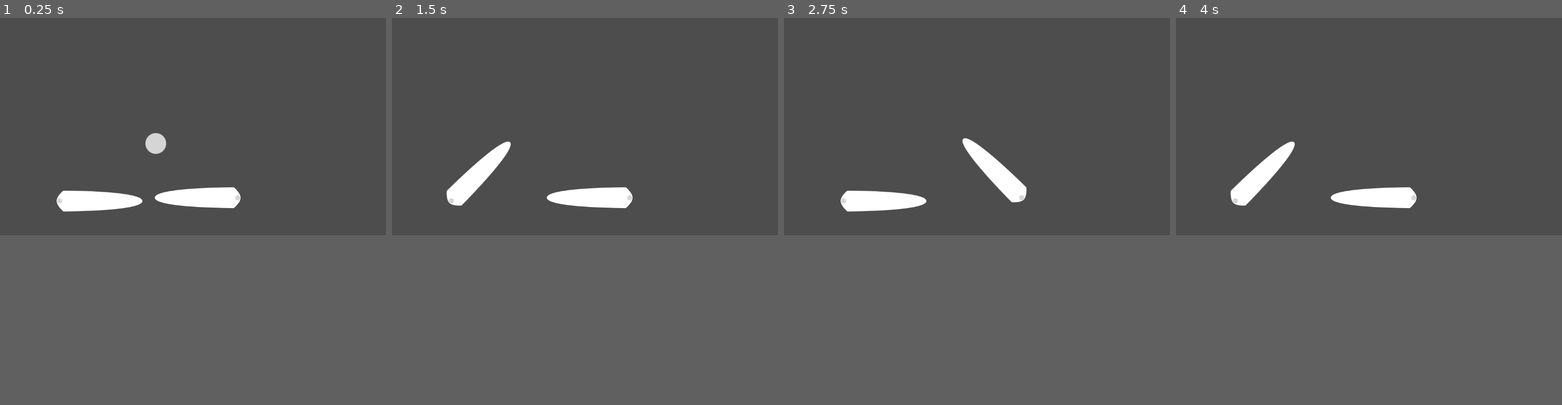
Above: before the commit, frames 1-4 (left to right).
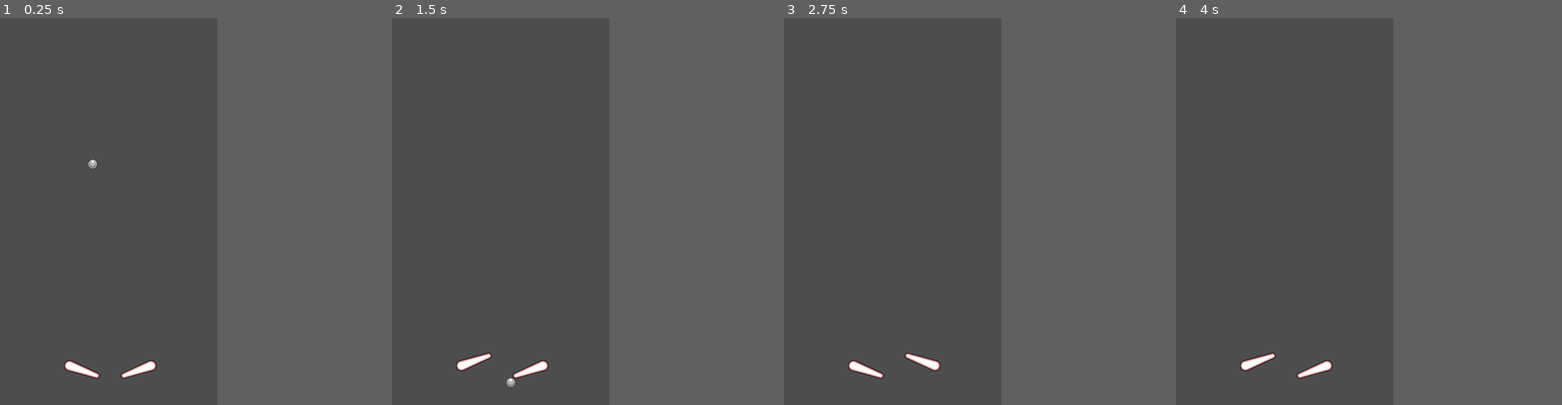
Above: after the commit, the same moments.

Repository: fivemoreminix/pinball
Game: Godot game, scene res://table.tscn
The game is run twice, just before and just after one commit, with the same random seed, the same clock (stepped at 60 frames per second) and the same inputs.
Inputs:
- Up to frame 1 (0.25 s): no input
- Up to frame 2 (1.5 s): hold Right (ui_right) 0.53-1.28 s; hold Left (ui_left) from 1.28 s (still down)
- Up to frame 3 (2.75 s): tap Enter at 2 s; release Left (ui_left) at 2.03 s; hold Right (ui_right) from 2.03 s (still down)
- Up to frame 4 (4 s): tap Space at 2.75 s; tap Enter at 3.5 s; release Right (ui_right) at 3.53 s; hold Left (ui_left) from 3.53 s (still down)
In our replay, the window is 799x449 before the commit and 450x800 after it. These sizes can differ from the game's own. Grey fills any space a smaller window leaves; there, only what the larger window draws over its background counts as a difference.

The runs differ from the first frame. In frame 1, 2.6% of the frame differs, in the area x 14-63%, y 29-94%; in frame 2, 2.4%; in frame 3, 2.3%; in frame 4, 2.3%.

Commit message:
Improved usability of paddles in editor.

Diff:
--- /dev/null
+++ b/ball.gd
@@ -0,0 +1,12 @@
+extends RigidBody2D
+class_name ball
+
+
+# Called when the node enters the scene tree for the first time.
+func _ready():
+	pass # Replace with function body.
+
+
+# Called every frame. 'delta' is the elapsed time since the previous frame.
+func _process(delta):
+	$Sprite2D.global_rotation = 0
--- /dev/null
+++ b/ball.svg
@@ -0,0 +1,81 @@
+<?xml version="1.0" encoding="UTF-8" standalone="no"?>
+<!-- Created with Inkscape (http://www.inkscape.org/) -->
+
+<svg
+   width="64"
+   height="64"
+   viewBox="0 0 16.933333 16.933333"
+   version="1.1"
+   id="svg6341"
+   inkscape:version="1.2.2 (b0a8486541, 2022-12-01)"
+   sodipodi:docname="ball.svg"
+   xmlns:inkscape="http://www.inkscape.org/namespaces/inkscape"
+   xmlns:sodipodi="http://sodipodi.sourceforge.net/DTD/sodipodi-0.dtd"
+   xmlns="http://www.w3.org/2000/svg"
+   xmlns:svg="http://www.w3.org/2000/svg">
+  <sodipodi:namedview
+     id="namedview6343"
+     pagecolor="#505050"
+     bordercolor="#eeeeee"
+     borderopacity="1"
+     inkscape:showpageshadow="0"
+     inkscape:pageopacity="0"
+     inkscape:pagecheckerboard="0"
+     inkscape:deskcolor="#505050"
+     inkscape:document-units="px"
+     showgrid="true"
+     inkscape:zoom="5.4021324"
+     inkscape:cx="-64.511562"
+     inkscape:cy="68.954252"
+     inkscape:window-width="2560"
+     inkscape:window-height="1370"
+     inkscape:window-x="0"
+     inkscape:window-y="240"
+     inkscape:window-maximized="1"
+     inkscape:current-layer="layer1">
+    <inkscape:grid
+       type="xygrid"
+       id="grid6482"
+       empspacing="4"
+       originx="0"
+       originy="0" />
+  </sodipodi:namedview>
+  <defs
+     id="defs6338" />
+  <g
+     inkscape:label="Layer 1"
+     inkscape:groupmode="layer"
+     id="layer1">
+    <circle
+       style="fill:#000000;stroke-width:1.41111;stroke-linejoin:bevel;paint-order:stroke markers fill"
+       id="path6536"
+       cx="8.4666662"
+       cy="8.4666662"
+       r="4.2333331" />
+    <circle
+       style="opacity:1;fill:#b3b3b3;stroke:none;stroke-width:0.14174;stroke-linecap:round;stroke-linejoin:bevel;stroke-dasharray:none;stroke-dashoffset:0;stroke-opacity:1;paint-order:stroke markers fill"
+       id="path12439"
+       cx="8.4666662"
+       cy="8.4666662"
+       r="3.96875" />
+    <circle
+       style="opacity:1;fill:#808080;stroke:none;stroke-width:0.143315;stroke-linecap:round;stroke-linejoin:bevel;stroke-dasharray:none;stroke-dashoffset:0;stroke-opacity:1;paint-order:stroke markers fill"
+       id="path12662"
+       cx="8.4666662"
+       cy="8.4666662"
+       r="3.4395835" />
+    <circle
+       style="opacity:1;fill:#b3b3b3;stroke:none;stroke-width:0.181901;stroke-linecap:round;stroke-linejoin:bevel;stroke-dasharray:none;stroke-dashoffset:0;stroke-opacity:1;paint-order:stroke markers fill"
+       id="path12666"
+       cx="8.4666662"
+       cy="7.4083333"
+       r="2.9104168" />
+    <ellipse
+       style="opacity:1;fill:#ffffff;stroke:none;stroke-width:0.264583;stroke-linecap:round;stroke-linejoin:bevel;stroke-dasharray:none;stroke-dashoffset:0;stroke-opacity:1;paint-order:stroke markers fill"
+       id="path12658"
+       cx="8.4666662"
+       cy="6.3499999"
+       rx="1.058333"
+       ry="1.0583329" />
+  </g>
+</svg>
--- /dev/null
+++ b/ball.tscn
@@ -0,0 +1,16 @@
+[gd_scene load_steps=4 format=3 uid="uid://ecljegdaqfjf"]
+
+[ext_resource type="Script" path="res://ball.gd" id="1_txg7q"]
+[ext_resource type="Texture2D" uid="uid://fcw8dyddow4p" path="res://ball.svg" id="1_x51tb"]
+
+[sub_resource type="CircleShape2D" id="CircleShape2D_da5dp"]
+radius = 16.0312
+
+[node name="Ball" type="RigidBody2D"]
+script = ExtResource("1_txg7q")
+
+[node name="Sprite2D" type="Sprite2D" parent="."]
+texture = ExtResource("1_x51tb")
+
+[node name="CollisionShape2D" type="CollisionShape2D" parent="."]
+shape = SubResource("CircleShape2D_da5dp")
--- /dev/null
+++ b/paddle.svg
@@ -0,0 +1,125 @@
+<?xml version="1.0" encoding="UTF-8" standalone="no"?>
+<!-- Created with Inkscape (http://www.inkscape.org/) -->
+
+<svg
+   width="128"
+   height="64"
+   viewBox="0 0 33.866666 16.933333"
+   version="1.1"
+   id="svg6341"
+   inkscape:version="1.2.2 (b0a8486541, 2022-12-01)"
+   sodipodi:docname="paddle.svg"
+   xmlns:inkscape="http://www.inkscape.org/namespaces/inkscape"
+   xmlns:sodipodi="http://sodipodi.sourceforge.net/DTD/sodipodi-0.dtd"
+   xmlns="http://www.w3.org/2000/svg"
+   xmlns:svg="http://www.w3.org/2000/svg">
+  <sodipodi:namedview
+     id="namedview6343"
+     pagecolor="#505050"
+     bordercolor="#eeeeee"
+     borderopacity="1"
+     inkscape:showpageshadow="0"
+     inkscape:pageopacity="0"
+     inkscape:pagecheckerboard="0"
+     inkscape:deskcolor="#505050"
+     inkscape:document-units="px"
+     showgrid="true"
+     inkscape:zoom="2.7010662"
+     inkscape:cx="13.883406"
+     inkscape:cy="47.94403"
+     inkscape:window-width="2560"
+     inkscape:window-height="1370"
+     inkscape:window-x="0"
+     inkscape:window-y="240"
+     inkscape:window-maximized="1"
+     inkscape:current-layer="layer1">
+    <inkscape:grid
+       type="xygrid"
+       id="grid6482"
+       empspacing="4" />
+  </sodipodi:namedview>
+  <defs
+     id="defs6338">
+    <filter
+       inkscape:collect="always"
+       style="color-interpolation-filters:sRGB"
+       id="filter9351"
+       x="-0.24300001"
+       y="-0.24300001"
+       width="1.486"
+       height="1.486">
+      <feGaussianBlur
+         inkscape:collect="always"
+         stdDeviation="0.42862498"
+         id="feGaussianBlur9353" />
+    </filter>
+  </defs>
+  <g
+     inkscape:label="Layer 1"
+     inkscape:groupmode="layer"
+     id="layer1">
+    <circle
+       style="fill:#000000;stroke-width:2.64583;stroke-linejoin:bevel;paint-order:stroke markers fill"
+       id="path6536"
+       cx="5.2916665"
+       cy="8.4666662"
+       r="4.7624998" />
+    <circle
+       style="fill:#000000;stroke-width:2.64583;stroke-linejoin:bevel;paint-order:stroke markers fill"
+       id="path6538"
+       cx="30.691666"
+       cy="8.4666662"
+       r="2.645833" />
+    <path
+       id="rect6540"
+       style="fill:#000000;stroke-width:2.64583;stroke-linejoin:bevel;paint-order:stroke markers fill"
+       d="m 5.2916666,3.7041665 25.3999994,2.1166667 0,5.2916668 -25.3999994,2.116667 z"
+       sodipodi:nodetypes="ccccc" />
+    <circle
+       style="fill:#de8787;stroke-width:2.64583;stroke-linejoin:bevel;paint-order:stroke markers fill"
+       id="circle6543"
+       cx="5.2916665"
+       cy="8.4666662"
+       r="4.2333331" />
+    <circle
+       style="fill:#ffffff;stroke-width:2.64583;stroke-linejoin:bevel;paint-order:stroke markers fill"
+       id="circle7809"
+       cx="5.2916665"
+       cy="8.4666662"
+       r="3.1749997" />
+    <circle
+       style="fill:#de8787;stroke-width:2.64583;stroke-linejoin:bevel;paint-order:stroke markers fill"
+       id="circle6545"
+       cx="30.691666"
+       cy="8.4666662"
+       r="2.1166663" />
+    <circle
+       style="fill:#ffffff;stroke-width:2.64583;stroke-linejoin:bevel;paint-order:stroke markers fill"
+       id="circle7811"
+       cx="30.691666"
+       cy="8.4666662"
+       r="1.058333" />
+    <path
+       id="path6547"
+       style="fill:#de8787;stroke-width:2.64583;stroke-linejoin:bevel;paint-order:stroke markers fill"
+       d="m 5.2916667,4.2333332 25.3999993,2.1166667 0,4.2333331 L 5.2916667,12.7 Z"
+       sodipodi:nodetypes="ccccc" />
+    <path
+       id="path7813"
+       style="fill:#ffffff;stroke-width:2.64583;stroke-linejoin:bevel;paint-order:stroke markers fill"
+       d="m 5.2916667,5.2916665 25.3999993,2.1166667 0,2.1166661 -25.3999993,2.1166667 z"
+       sodipodi:nodetypes="ccccc" />
+    <circle
+       style="fill:#000000;stroke:none;stroke-width:0.264583;stroke-linecap:round;stroke-linejoin:bevel;stroke-dasharray:none;stroke-dashoffset:0;stroke-opacity:1;paint-order:stroke markers fill;filter:url(#filter9351);opacity:0.5"
+       id="path9349"
+       cx="5.2916665"
+       cy="8.4666662"
+       r="2.1166666" />
+    <circle
+       style="fill:#ffffff;stroke:none;stroke-width:0.264583;stroke-linecap:round;stroke-linejoin:bevel;stroke-dasharray:none;stroke-dashoffset:0;stroke-opacity:1;paint-order:stroke markers fill"
+       id="path9355"
+       cx="5.2916665"
+       cy="8.4666662"
+       r="2.1166666" />
+  </g>
+</svg>
--- a/paddle.tscn
+++ b/paddle.tscn
@@ -1,15 +1,15 @@
 [gd_scene load_steps=3 format=3 uid="uid://fvcuay8js4eu"]
 
 [ext_resource type="Script" path="res://paddle_char.gd" id="1_phtyl"]
-[ext_resource type="Texture2D" uid="uid://dmydfo4vm3piy" path="res://paddle.png" id="1_ri31r"]
+[ext_resource type="Texture2D" uid="uid://c0mww0poq7s1a" path="res://paddle.svg" id="2_g53sg"]
 
 [node name="Paddle" type="CharacterBody2D"]
 script = ExtResource("1_phtyl")
 
 [node name="Sprite2D" type="Sprite2D" parent="."]
-position = Vector2(120, 0)
-texture = ExtResource("1_ri31r")
+texture = ExtResource("2_g53sg")
+offset = Vector2(44, 0)
 
 [node name="CollisionPolygon2D" type="CollisionPolygon2D" parent="."]
 position = Vector2(120, 0)
-polygon = PackedVector2Array(53, -24, 84, -20, 106, -15, 122, -9, 128, -3, 128, 3, 122, 9, 107, 15, 84, 20, 52, 24, -28, 30, -108, 32, -124, 13, -128, 0, -124, -13, -108, -31, -31, -30)
+polygon = PackedVector2Array(-16, -7, -13, 0, -16, 7, -22, 10, -122, 18, -134, 13, -139, 0, -134, -13, -122, -18, -22, -10)
--- a/paddle_char.gd
+++ b/paddle_char.gd
@@ -1,5 +1,6 @@
+@tool
 extends CharacterBody2D
-class_name test_paddle_char
+class_name Paddle
 
 
 @export var is_left        : bool = true
@@ -15,18 +16,19 @@
 
 
 func _ready():
-	if is_left:
-		rotation         = deg_to_rad(start_rotation)
-		actuate_rotation = deg_to_rad(stop_rotation)
-	else:
-		rotation         = deg_to_rad(start_rotation)
-		actuate_rotation = deg_to_rad(stop_rotation)
+	rotation         = deg_to_rad(start_rotation)
+	actuate_rotation = deg_to_rad(stop_rotation)
 	release_rotation = rotation
 	tween = create_tween()
 
+
+func _process(delta):
+	if !Engine.is_editor_hint(): return
+	rotation = deg_to_rad(start_rotation)
+
+
 func _input(event) -> void:
 	var action = "ui_left" if is_left else "ui_right"
-
 	if event.is_action_pressed(action):
 		actuate()
 	if event.is_action_released(action):
--- a/project.godot
+++ b/project.godot
@@ -14,6 +14,12 @@
 run/main_scene="res://table.tscn"
 config/features=PackedStringArray("4.2", "Forward Plus")
 config/icon="res://icon.svg"
+
+[display]
+
+window/size/viewport_width=720
+window/size/viewport_height=1280
+window/stretch/mode="viewport"
 
 [input]
 
--- a/table.tscn
+++ b/table.tscn
@@ -1,29 +1,22 @@
-[gd_scene load_steps=4 format=3 uid="uid://bjbk4m68gmfxu"]
+[gd_scene load_steps=3 format=3 uid="uid://bjbk4m68gmfxu"]
 
-[ext_resource type="Texture2D" uid="uid://dluftvo7dadpt" path="res://ball.png" id="1_yemty"]
+[ext_resource type="PackedScene" uid="uid://ecljegdaqfjf" path="res://ball.tscn" id="1_lu6ji"]
 [ext_resource type="PackedScene" uid="uid://fvcuay8js4eu" path="res://paddle.tscn" id="2_5m5w6"]
-
-[sub_resource type="CircleShape2D" id="CircleShape2D_da5dp"]
-radius = 32.0
 
 [node name="Table" type="Node2D"]
 
-[node name="Ball" type="RigidBody2D" parent="."]
-position = Vector2(465, 346)
-
-[node name="Sprite2D" type="Sprite2D" parent="Ball"]
-texture = ExtResource("1_yemty")
-
-[node name="CollisionShape2D" type="CollisionShape2D" parent="Ball"]
-shape = SubResource("CircleShape2D_da5dp")
+[node name="Ball" parent="." instance=ExtResource("1_lu6ji")]
+position = Vector2(307, 455)
 
 [node name="Paddle" parent="." instance=ExtResource("2_5m5w6")]
-position = Vector2(177, 546)
-start_rotation = 2.08165e-12
-stop_rotation = -45.0
+position = Vector2(230, 1150)
+rotation = 0.349066
+start_rotation = 20.0
+stop_rotation = -20.0
 
 [node name="Paddle2" parent="." instance=ExtResource("2_5m5w6")]
-position = Vector2(710, 536)
+position = Vector2(500, 1150)
+rotation = 2.79253
 is_left = false
-start_rotation = 180.0
-stop_rotation = 225.0
+start_rotation = 160.0
+stop_rotation = 200.0
Not shown, added: ball.svg.import
Not shown, added: paddle.svg.import
